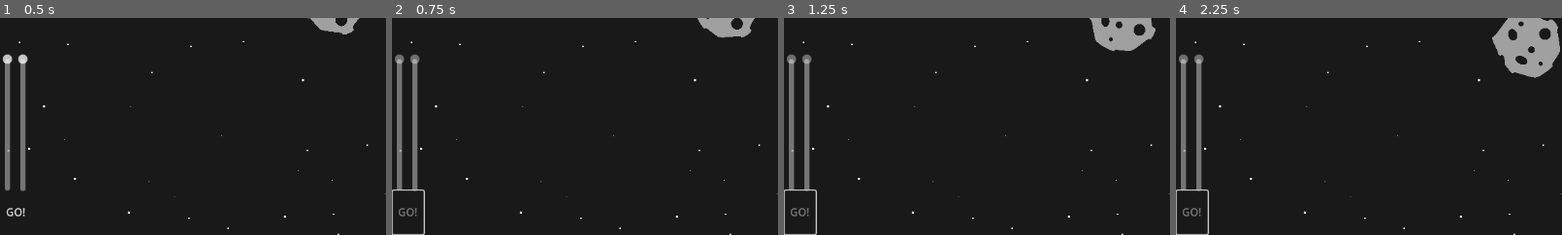
Above: before the commit, frames 1-4 (left to right).
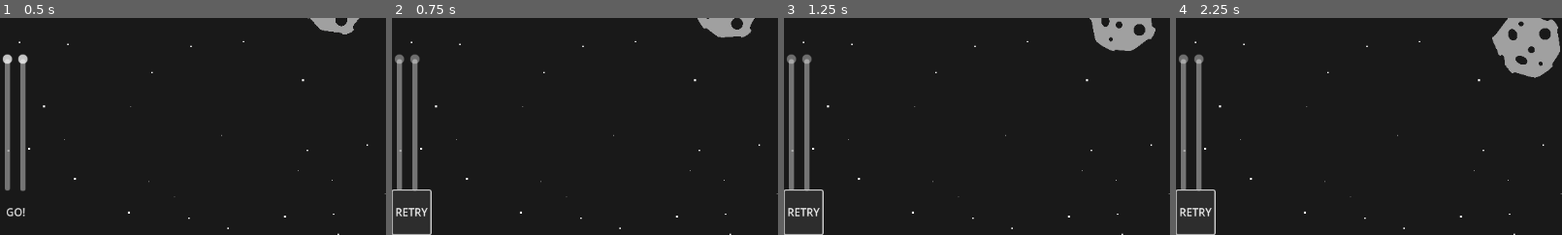
Above: after the commit, the same moments.

Repository: SuvegesMarton/aimtheship
Game: Godot game, scene res://scenes/level_manager.tscn
Same seed, same stepped clock (60 frames per second), same inputs: the game is played once before the commit and once after it.
Inputs (mouse positions are % of the whole screen's width and height, from its top left):
- Up to frame 1 (0.5 s): no input
- Up to frame 2 (0.75 s): click "GO!" at 0.5 s
- Up to frame 3 (1.25 s): no input
- Up to frame 4 (2.25 s): click (3, 95) at 1.25 s, where only the run after the commit has a clickable "RETRY"; click (2, 95) at 2 s, where only the run after the commit has a clickable "GO!"
The pictures show only the part of the screen within x 0-50%, y 50-100%; the shares and areas given below are measured in that part.

Frame 1 is identical in both runs. In frame 2, 0.5% of the frame differs, in the area x 1-11%, y 79-100%; in frame 3, 0.5%; in frame 4, 0.5%.

Commit message:
go button changes to retry after starting, no functionality added yet

Diff:
--- a/resources/levels/levelTest.cfg
+++ b/resources/levels/levelTest.cfg
@@ -1,4 +1,4 @@
-[physics]
+[settings]
 G=6.67e-2
 dist_coeff=1.7
 [rocket]
--- a/scripts/go_button.gd
+++ b/scripts/go_button.gd
@@ -1,6 +1,11 @@
 extends Button
 
 signal go_button_pressed
+signal retry_button_pressed
+
+#0: waiting to start simulation
+#1: simulation going, waiting to retry
+var state = 0
 
 # Called when the node enters the scene tree for the first time.
 func _ready() -> void:
@@ -13,4 +18,12 @@
 	pass
 
 func _on_button_pressed():
-	emit_signal("go_button_pressed")
+	match state:
+		0:
+			go_button_pressed.emit()
+			text = "RETRY"
+			state = 1
+		1:
+			retry_button_pressed.emit()
+			text = "GO!"
+			state = 0
--- a/scripts/levelManager.gd
+++ b/scripts/levelManager.gd
@@ -1,12 +1,15 @@
 extends Node2D
+
+var levelName = "levelTest"
 
 #0->speed&direction is being modified
 #1->simulation going
 var phase = 0
 
+
 # Called when the node enters the scene tree for the first time.
 func _ready() -> void:
-	pass
+	load_level()
 
 # Called every frame. 'delta' is the elapsed time since the previous frame.
 func _process(_delta: float) -> void:
@@ -19,3 +22,20 @@
 				$objectManager.start_movement()
 		1:
 			pass
+
+func load_level() -> void:
+	var config = ConfigFile.new()
+	# Load the file. If the file didn't load, ignore it.
+	if config.load("res://resources/levels/"+levelName+".cfg") != OK: return
+	# Iterate over all sections.
+	for item in config.get_sections():
+		match item:
+			"settings":
+				#G used in the gravity equation set to an arbitrary value which works fine
+				$objectManager.G = config.get_value(item, "G")
+				#d**dist_coeff in gravity equation instead of d**2 to customize gravity function profile
+				$objectManager.dist_coeff  = config.get_value(item, "dist_coeff")
+			"rocket":
+				$objectManager.loadPhysicsAttributesFromFile(config, item, $objectManager.rocket)
+			_:
+				$objectManager.loadPhysicsAttributesFromFile(config, item, null)
--- a/scripts/level_start_ui.gd
+++ b/scripts/level_start_ui.gd
@@ -15,11 +15,10 @@
 	pass
 
 func _start_simulation():
-	print("hahaha")
 	values_under_configuration=false
 	$speed.editable=false
 	$direction.editable=false
-	$go_button.disabled=true
+	#$go_button.disabled=true
 
 
 func get_values():
--- a/scripts/objectManager.gd
+++ b/scripts/objectManager.gd
@@ -3,8 +3,6 @@
 var RocketScene = preload("res://scenes/rocket.tscn")
 var MeteoriteScene = preload("res://scenes/meteorite.tscn")
 var EndpointScene = preload("res://scenes/endpoint.tscn")
-
-var levelName = "levelTest"
 
 var G=6.67e-2
 var dist_coeff=1.7
@@ -13,7 +11,6 @@
 var rocket = RocketScene.instantiate()
 # Called when the node enters the scene tree for the first time.
 func _ready() -> void:
-	load_level()
 	var ep = EndpointScene.instantiate()
 	ep.position = Vector2(800, 100)
 	add_child(ep)
@@ -27,25 +24,9 @@
 	for obj in physicsElements:
 		obj.movement_enabled = true
 
-func load_level() -> void:
-	var config = ConfigFile.new()
-	# Load the file. If the file didn't load, ignore it.
-	if config.load("res://resources/levels/"+levelName+".cfg") != OK: return
-	# Iterate over all sections.
-	for item in config.get_sections():
-		match item:
-			"physics":
-				#G used in the gravity equation set to an arbitrary value which works fine
-				G = config.get_value(item, "G")
-				#d**dist_coeff in gravity equation instead of d**2 to customize gravity function profile
-				dist_coeff  = config.get_value(item, "dist_coeff")
-			"rocket":
-				loadPhysicsAttributesFromFile(config, item, rocket)
-			_:
-				var met = MeteoriteScene.instantiate()
-				loadPhysicsAttributesFromFile(config, item, met)
-
 func loadPhysicsAttributesFromFile(config, item: String, object: Node2D) -> void:
+	if object==null:
+		object = MeteoriteScene.instantiate()
 	object.position = config.get_value(item, "pos")
 	object.velocity = config.get_value(item, "vel")
 	object.weight = config.get_value(item, "weight")
@@ -67,7 +48,7 @@
 	#vector between the 2 objects
 	var direction = Vector2(inner.position.x-outer.position.x, inner.position.y-outer.position.y)
 	var distanceSquared = direction.x**2+direction.y**2
-	if distanceSquared<900: return Vector2.ZERO
+	if distanceSquared<100: return Vector2.ZERO #avoid singularities
 	#gravity equation
 	var forceMagnitude = (G*outer.weight*inner.weight)/(distanceSquared**(dist_coeff/2))
 	return direction.normalized() * forceMagnitude
--- a/scripts/rocket.gd
+++ b/scripts/rocket.gd
@@ -13,8 +13,6 @@
 	position.x += velocity[0]*delta
 	position.y += velocity[1]*delta
 	update_velocity(delta)
-	print(velocity)
 
 func set_speed_and_dir(speed: float, dir: float) -> void:
 	velocity = speed*Vector2.from_angle(deg_to_rad(-dir))
-	print(velocity)
Not shown: 1 places in scenes/level_manager.tscn that only renumber resources
Not shown: 1 places in scenes/level_start_ui.tscn that only renumber resources
Not shown: 1 places in scenes/object_manager.tscn that only renumber resources
